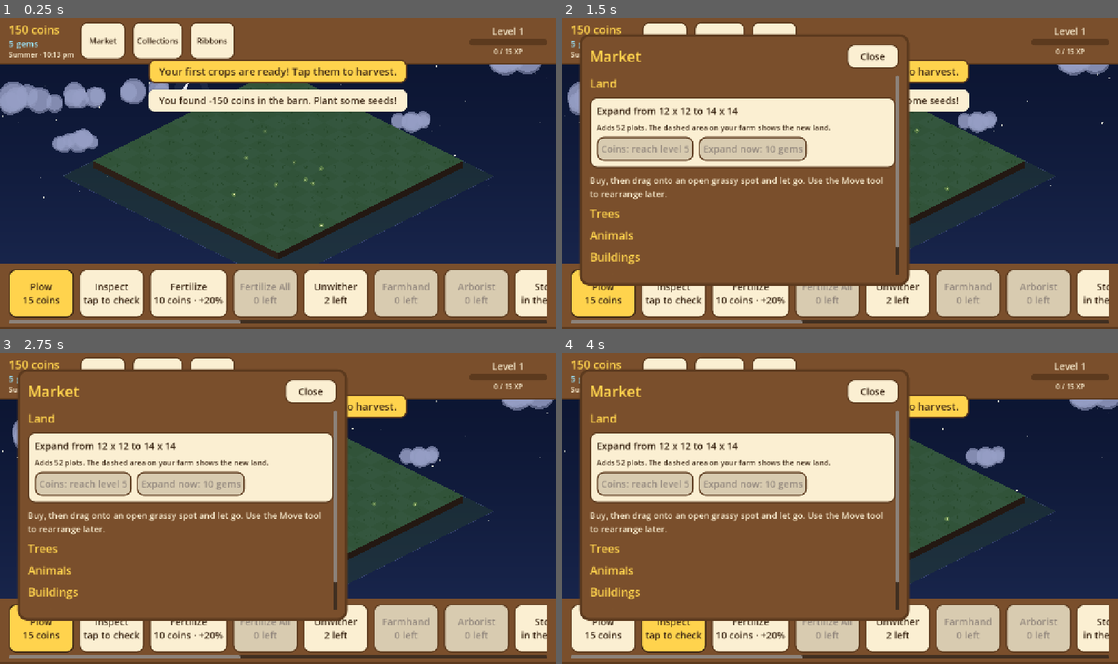
Above: before the commit, frames 1-4 (two rows, left to right).
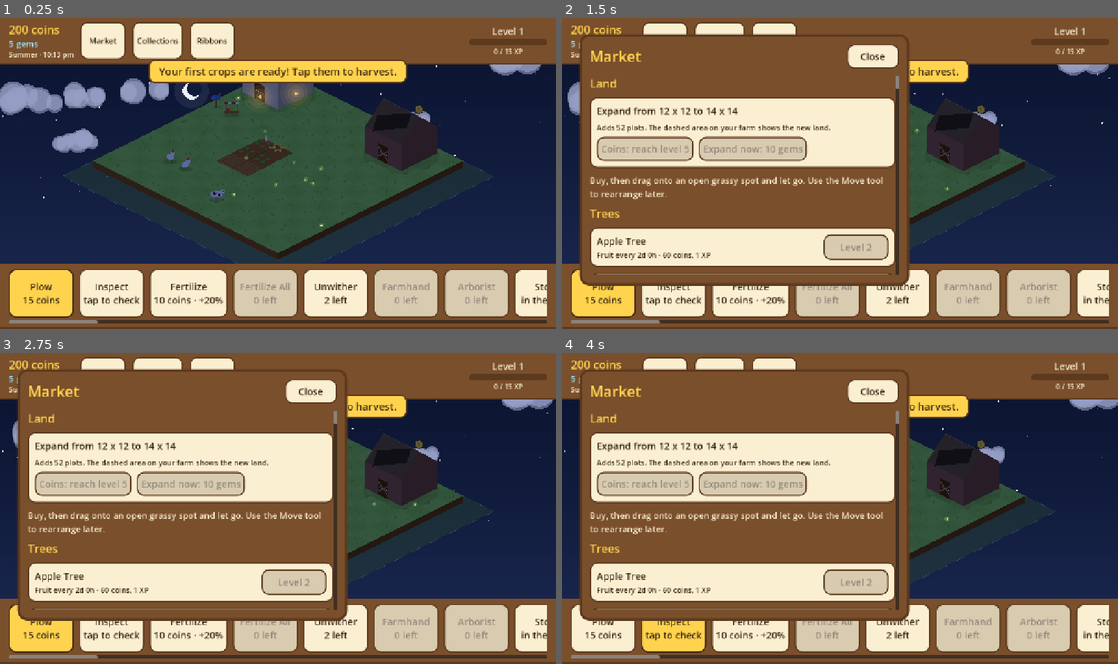
Above: after the commit, the same moments.

Repository: aniket-patra-1998/farm-game
Game: Godot game, scene res://scenes/main.tscn
Two runs of this game, one before a commit and one after it. Both use one fixed random seed, a clock stepped at 60 frames per second and the inputs below.
Inputs:
- Up to frame 1 (0.25 s): no input
- Up to frame 2 (1.5 s): click "Market" at 0.5 s; click "Collections" at 1.25 s
- Up to frame 3 (2.75 s): click "Ribbons" at 2 s
- Up to frame 4 (4 s): click "Plow 15 coins" at 2.75 s; click "Inspect tap to check" at 3.5 s

The runs differ from the first frame. In frame 1, 6.6% of the frame differs, in the area x 1-79%, y 2-99%; in frame 2, 10%; in frame 3, 9.5%; in frame 4, 9.5%.
Error before the commit: Parse Error: Assigned value for constant "CLASSES" isn't a constant expression. (res://scripts/catalog/catalog.gd:14)

Commit message:
Catalog: build defs through a factory (constant class map isn't allowed)
Co-Authored-By: Claude Opus 5.5 <noreply@anthropic.com>
Claude-Session: https://claude.ai/code/session_014fNSr1566M9NhC2mwnPott

Diff:
--- a/scripts/catalog/catalog.gd
+++ b/scripts/catalog/catalog.gd
@@ -11,10 +11,20 @@
 const NEVER_IN_MARKET := 99
 const FREE_IN_MARKET := ["orchard", "nursery_barn"]  ## free in FarmVille too
 
-const CLASSES := {
-	"Crop": CropDef, "Material": MaterialDef, "Tree": TreeDef, "Animal": AnimalDef,
-	"Building": BuildingDef, "Barn": BarnDef, "Vehicle": VehicleDef, "Decoration": DecorationDef,
-}
+## The class for each schema class name. Add a line here with every new class.
+static func new_def(cls: String) -> ItemDef:
+	match cls:
+		"Crop": return CropDef.new()
+		"Material": return MaterialDef.new()
+		"Tree": return TreeDef.new()
+		"Animal": return AnimalDef.new()
+		"Building": return BuildingDef.new()
+		"Barn": return BarnDef.new()
+		"Vehicle": return VehicleDef.new()
+		"Decoration": return DecorationDef.new()
+	push_error("Catalog: no class for %s" % cls)
+	return ItemDef.new()
+
 
 var schema := {}
 var defs := {}                       ## id -> ItemDef, in-game items only
@@ -112,7 +122,7 @@
 				continue
 			for e in _check_types(cls, entry):
 				errors.append(e)
-			var d: ItemDef = CLASSES[cls].new()
+			var d := new_def(cls)
 			d.setup(entry)
 			defs[id] = d
 			order.append(id)
